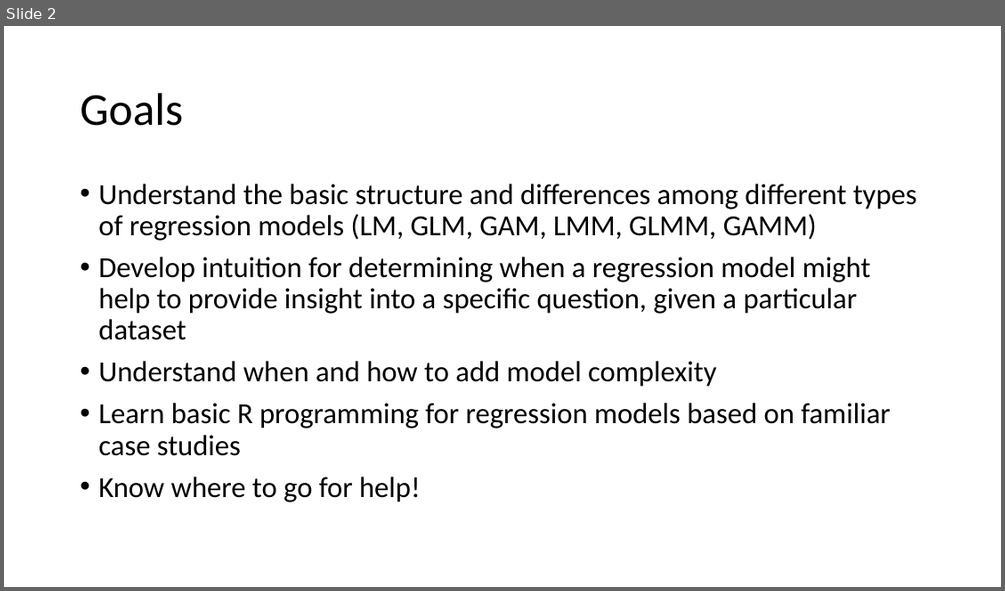
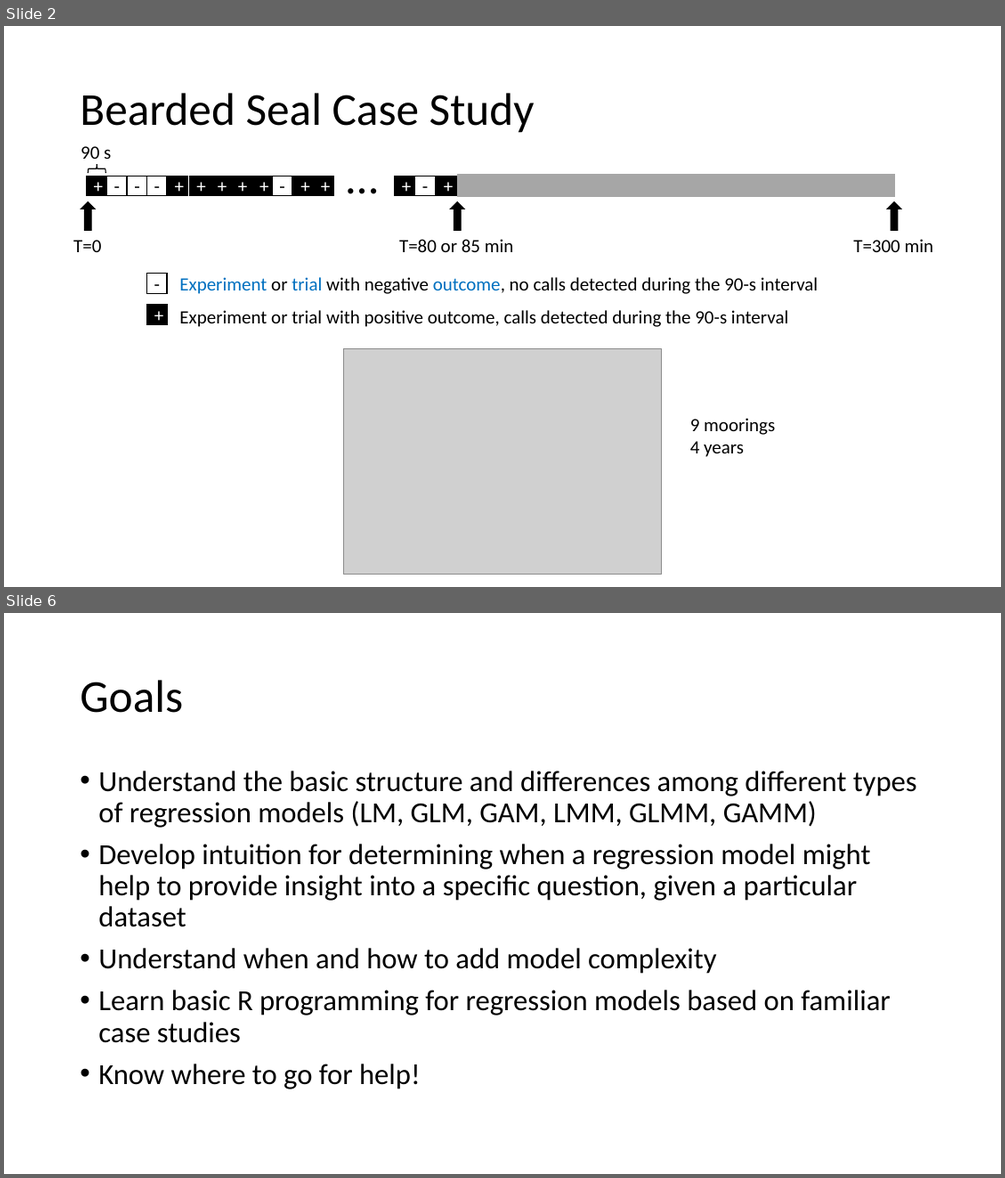
Before and after one commit to ELaBrecque-MMC/RegressionModelOverview, a slide deck: Notes/RegressionModelOverview.pptx. Shown one above the other, each under a label of ours: slide 2 before the commit, slides 2 and 6 after it; the slides between them are not shown. The pictures are 1005x591 and 1005x1178 pixels, drawn with LibreOffice and Linux fonts; fonts in the diff are those of the drawing; grey boxes stand for pictures. Boxes give left, top, right and bottom in pixels: in the first picture for what was removed or moved away, otherwise in the second. Text is boxed around its words. In the diff, an @@ line names an element or a change of style, - is before the commit and + after.

Commit message:
Began bearded seal case study. Left off on slide explaining binomial distribution.

```diff
--- a/Notes/RegressionModelOverview.pptx
+++ b/Notes/RegressionModelOverview.pptx
@@ slide 2 added at (4, 26, 1001, 587), background #FFFFFF @@
@@ title added at (80, 93, 534, 133), 44 pt, text #000000 @@
+Bearded Seal Case Study
@@ group added at (73, 144, 934, 252): 16 rectangles, 5 texts, 3 right arrows, 1 left brace @@
++
+-
++
+-
+-
+-
++
++
++
++
++
++
++
+-
++
+…
+90 s
+T=0
+T=80 or 85 min
+T=300 min
@@ rectangle added at (146, 273, 167, 294), outline #000000 1 pt, 18 pt, text #000000 @@
+-
@@ text added at (179, 277, 817, 294), 18 pt, text #000000 @@
+Experiment or trial with negative outcome, no calls detected during the 90-s interval
@@ rectangle added at (146, 305, 167, 324), fill #000000, outline #000000 1 pt, 18 pt, text #FFFFFF @@
++
@@ text added at (179, 310, 788, 327), 18 pt, text #000000 @@
+Experiment or trial with positive outcome, calls detected during the 90-s interval
@@ picture added at (343, 349, 662, 574) @@
@@ text added at (690, 418, 775, 457), 18 pt, text #000000 @@
+9 moorings
+4 years
@@ what was slide 2 is now slide 6 @@
```
Also in this commit, not shown: 1 slide changed, 3 other slides added.
